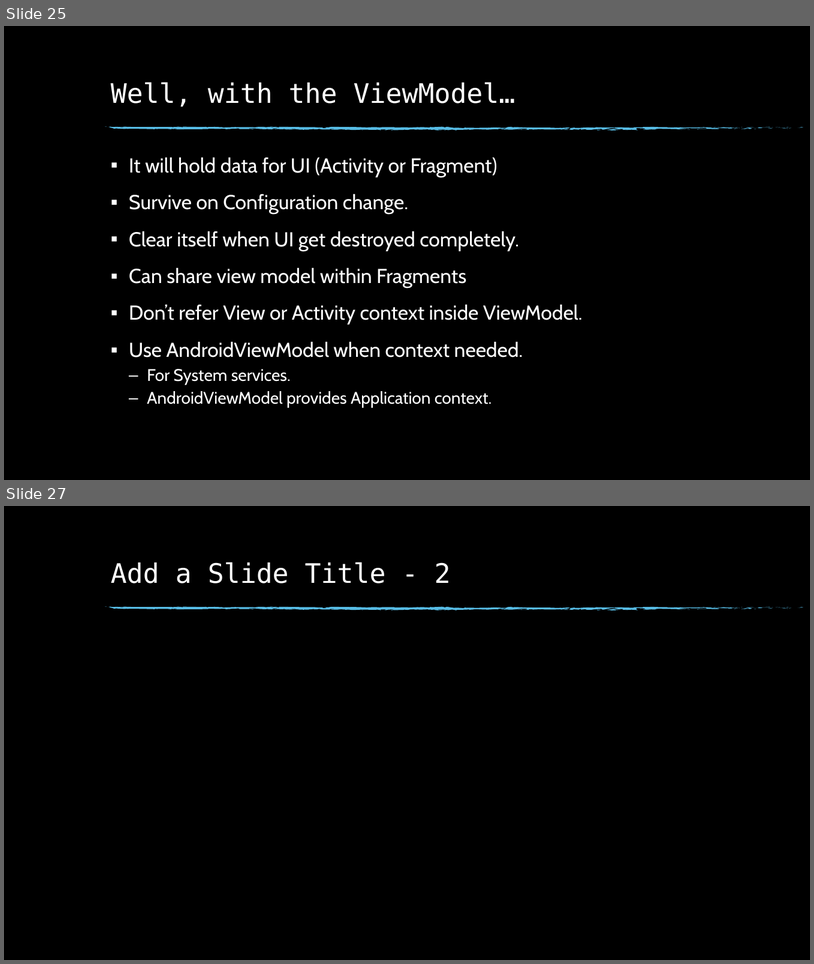
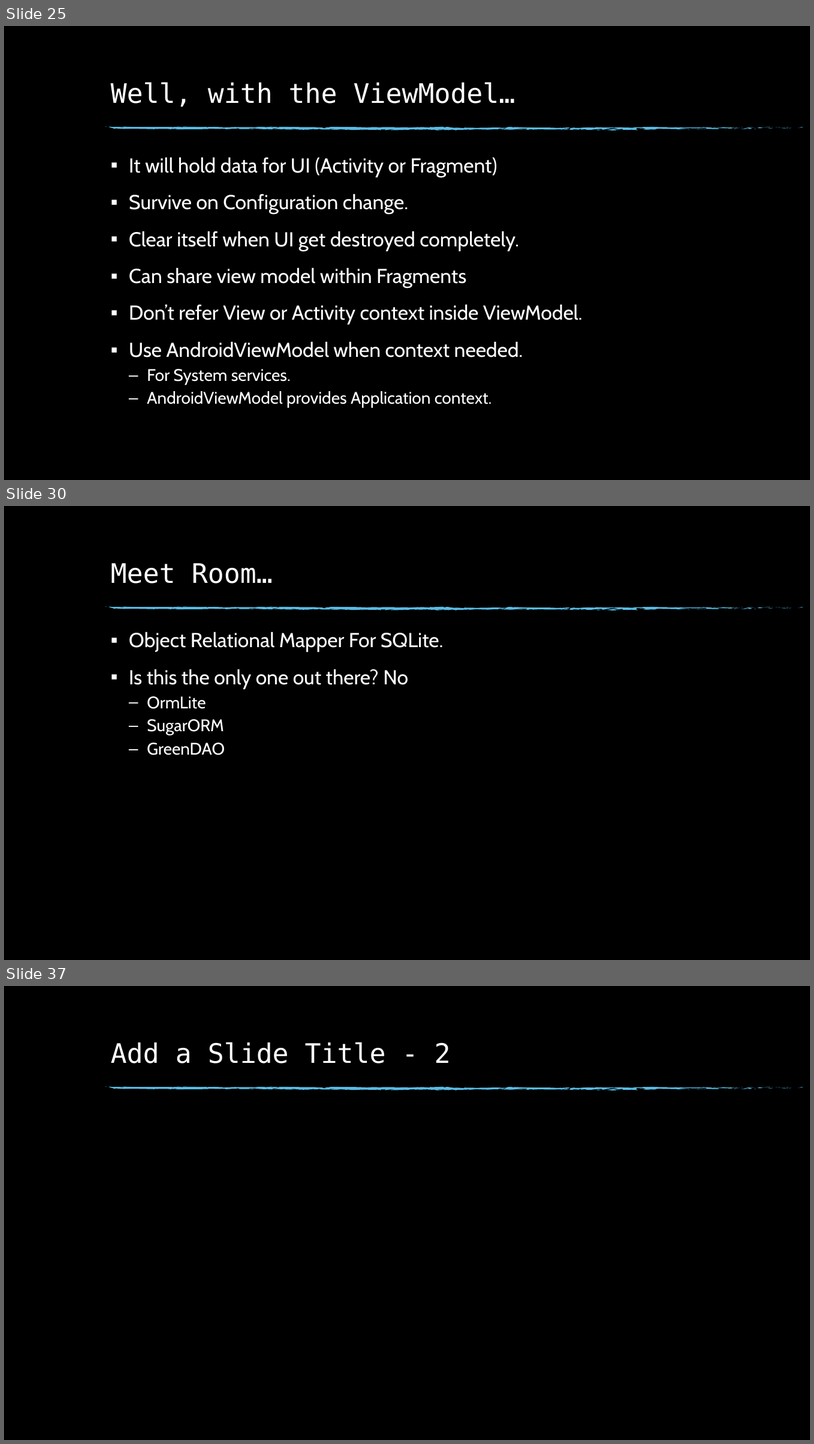
Before and after one commit to sanathe06/meetup2018-02-22, a slide deck: Android Architecture Components.pptx. Shown one above the other, each under a label of ours: slides 25 and 27 before the commit, slides 25, 30 and 37 after it; the slides between them are not shown. The pictures are 814x964 and 814x1444 pixels, drawn with LibreOffice and Linux fonts; fonts in the diff are those of the drawing; background and template pictures are left out. Boxes give left, top, right and bottom in pixels: in the first picture for what was removed or moved away, otherwise in the second. Text is boxed around its words. In the diff, an @@ line names an element or a change of style, - is before the commit and + after.

```diff
--- a/Android Architecture Components.pptx
+++ b/Android Architecture Components.pptx
@@ slide 30 added at <box>4,506,810,960</box>, background picture (left out); not listed: 74 template elements that a slide beside it also shows @@
@@ title added at <box>111,563,273,583</box>, 32 pt, text #FFFFFF @@
+Meet Room…
@@ text added at <box>129,631,444,755</box>, 24 pt, text #FFFFFF @@
+▪ Object Relational Mapper For SQLite.
+▪ Is this the only one out there? No
+  – OrmLite
+  – SugarORM
+  – GreenDAO
@@ what was slide 27 is now slide 37 @@
```
Also in this commit, not shown: 1 slide changed, 9 other slides added, 6 other files.
